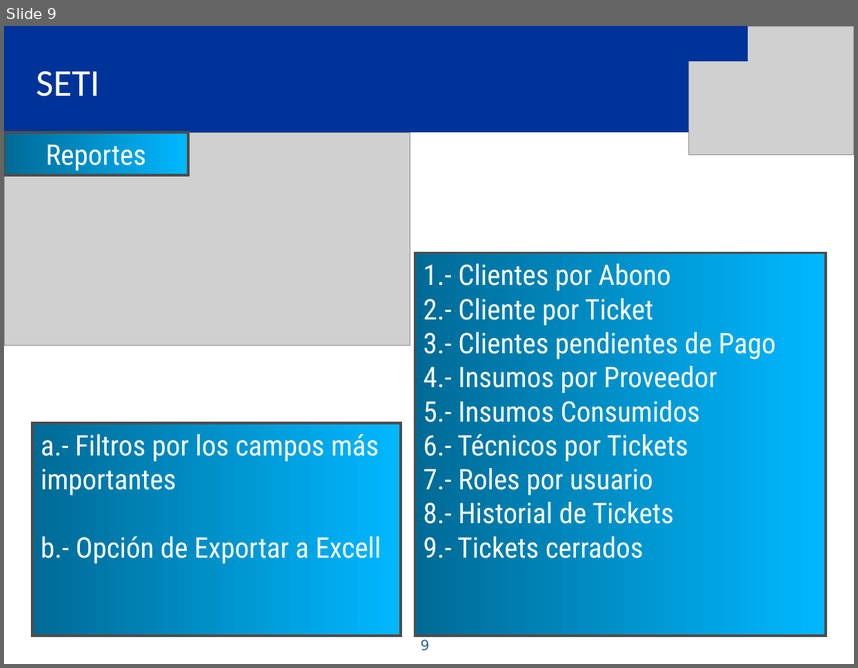
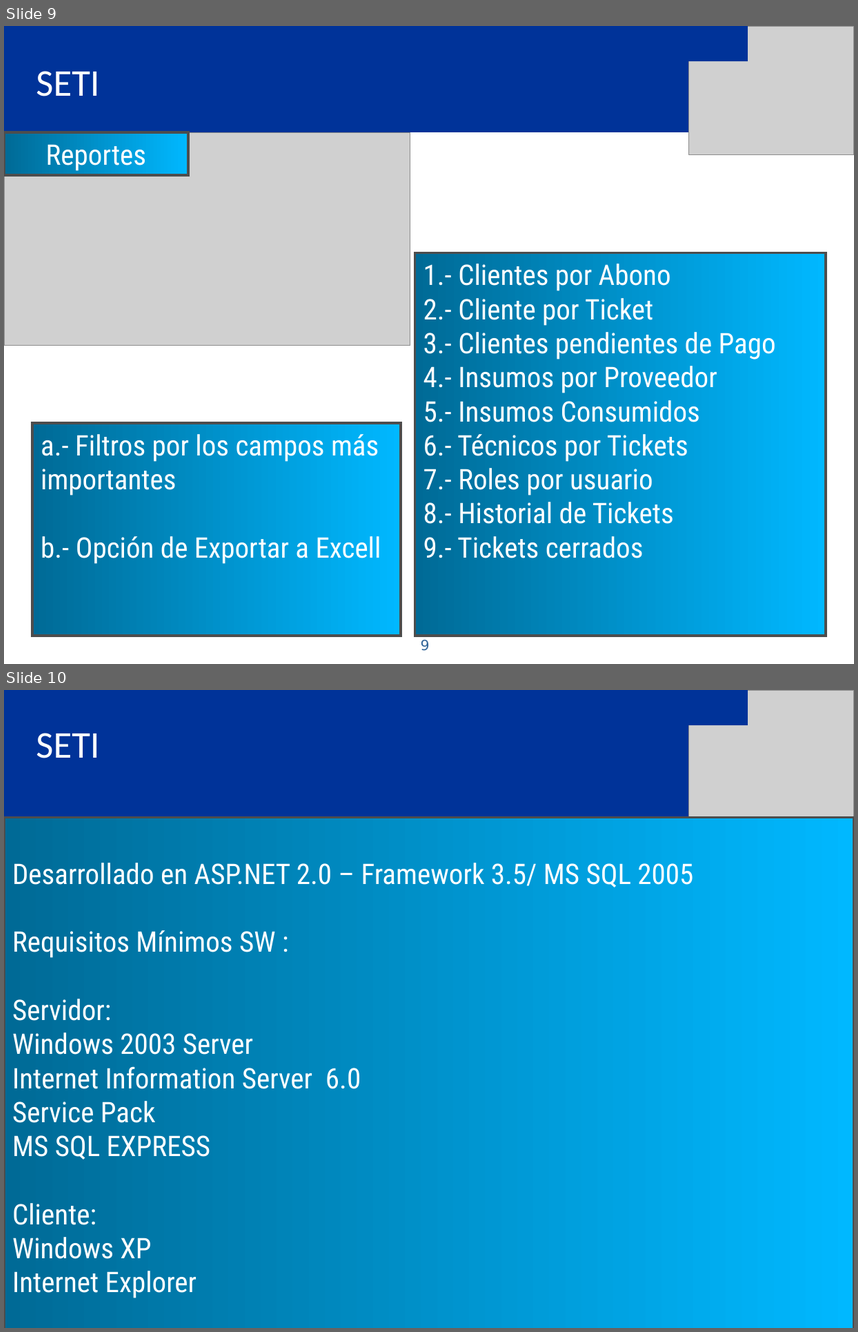
Before and after one commit to eallegretta/bagge, a slide deck: Documentation/06 Implementación y soporte/Entrega final/SETI_Presentación Final (MG - EA).ppt. Shown one above the other, each under a label of ours: slide 9 before the commit, slides 9 and 10 after it. The pictures are 858x668 and 858x1332 pixels, drawn with LibreOffice and Linux fonts; fonts in the diff are those of the drawing; grey boxes stand for pictures. Boxes give left, top, right and bottom in pixels: in the first picture for what was removed or moved away, otherwise in the second. Text is boxed around its words. In the diff, an @@ line names an element or a change of style, - is before the commit and + after.

```diff
--- a/Documentation/06 Implementación y soporte/Entrega final/SETI_Presentación Final (MG - EA).ppt
+++ b/Documentation/06 Implementación y soporte/Entrega final/SETI_Presentación Final (MG - EA).ppt
@@ slide 10 added at (4,690,854,1328), background #FFFFFF @@
@@ rectangle added at (4,690,854,818), fill #003399 @@
@@ rectangle added at (688,690,748,726), fill #003399 @@
@@ picture added at (689,690,854,818) @@
@@ text added at (36,733,99,758), 32 pt, text #FFFFFF @@
+SETI
@@ rectangle added at (4,818,854,1328), fill gradient #006A96 to #00B8FF, outline #4D4D4D 2.01 pt, 24 pt, text #FFFFFF @@
+Desarrollado en ASP.NET 2.0 – Framework 3.5/ MS SQL 2005
+Requisitos Mínimos SW :
+Servidor:
+Windows 2003 Server
+Internet Information Server 6.0
+Service Pack
+MS SQL EXPRESS
+Cliente:
+Windows XP
+Internet Explorer
```
Also in this commit, not shown: 1 other slide added, 1 other file.
